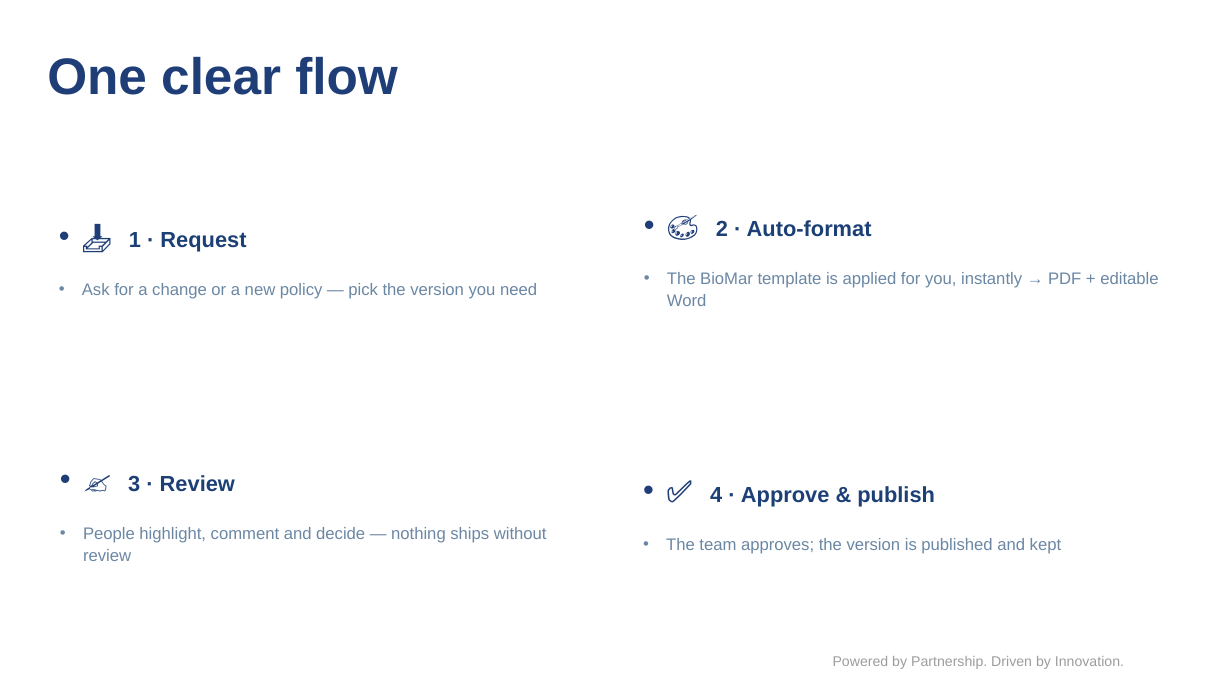
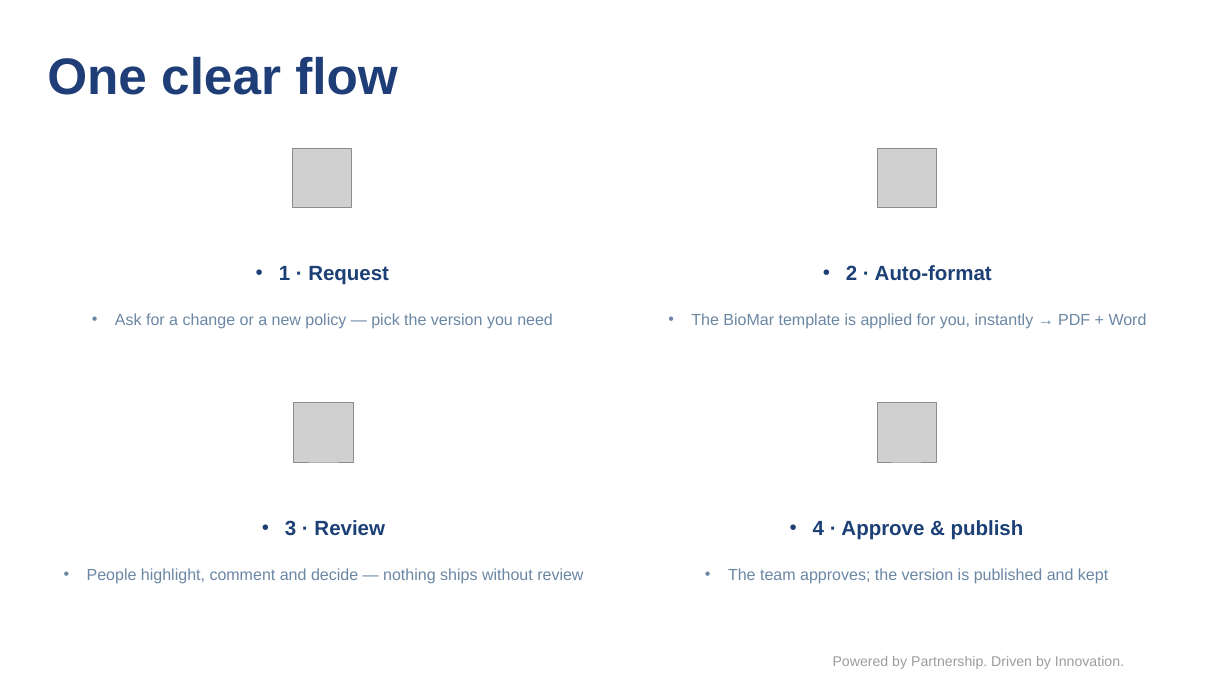
Before and after one commit to Biomar-digital/copmapny-timeline, a slide deck: slide 3 of BioMar_Policy_Library_2026.pptx. Drawn at 1232x693 pixels with LibreOffice and Linux fonts; fonts in the diff are those of the drawing; grey boxes stand for pictures; background and template pictures are left out. Boxes give left, top, right and bottom in pixels: in the first picture for what was removed or moved away, otherwise in the second. Text is boxed around its words. In the diff, an @@ line names an element or a change of style, - is before the commit and + after.

```diff
--- a/BioMar_Policy_Library_2026.pptx
+++ b/BioMar_Policy_Library_2026.pptx
@@ picture added at <box>293,148,352,207</box> @@
@@ picture added at <box>878,148,937,207</box> @@
@@ text at <box>279,266,389,285</box>: text changed; size 17 to 16 pt @@
-• 📥 1 · Request
+• 1 · Request
@@ text at <box>691,265,1147,329</box>: text changed; size 13 to 12.5 pt @@
-• 🎨 2 · Auto-format
-• The BioMar template is applied for you, instantly → PDF + editable Word
+• 2 · Auto-format
+• The BioMar template is applied for you, instantly → PDF + Word
@@ text at <box>115,313,553,329</box>: size 13 to 12.5 pt in "Ask for a change or a new ..."; alignment left to centre @@
@@ picture added at <box>294,403,353,462</box> @@
@@ picture added at <box>877,403,936,462</box> @@
@@ text at <box>285,520,385,536</box>: text changed; size 17 to 16 pt @@
-• ✍️ 3 · Review
+• 3 · Review
@@ text at <box>813,520,1024,540</box>: text changed; size 17 to 16 pt @@
-• ✅ 4 · Approve & publish
+• 4 · Approve & publish
@@ text at <box>87,568,583,584</box>: size 13 to 12.5 pt in "People highlight, comment and decide — nothing ..."; alignment left to centre @@
@@ text at <box>728,568,1108,584</box>: size 13 to 12.5 pt in "The team approves; the version is published ..."; alignment left to centre @@
```
Also in this commit, not shown: 4 other slides changed.
